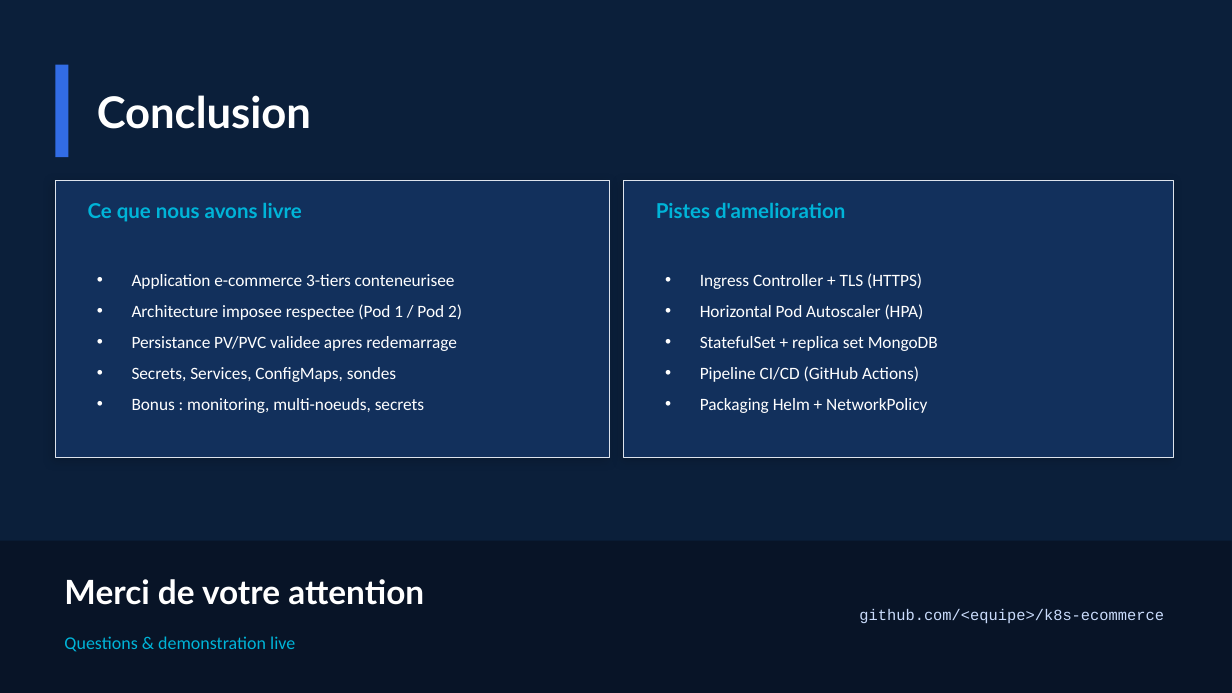
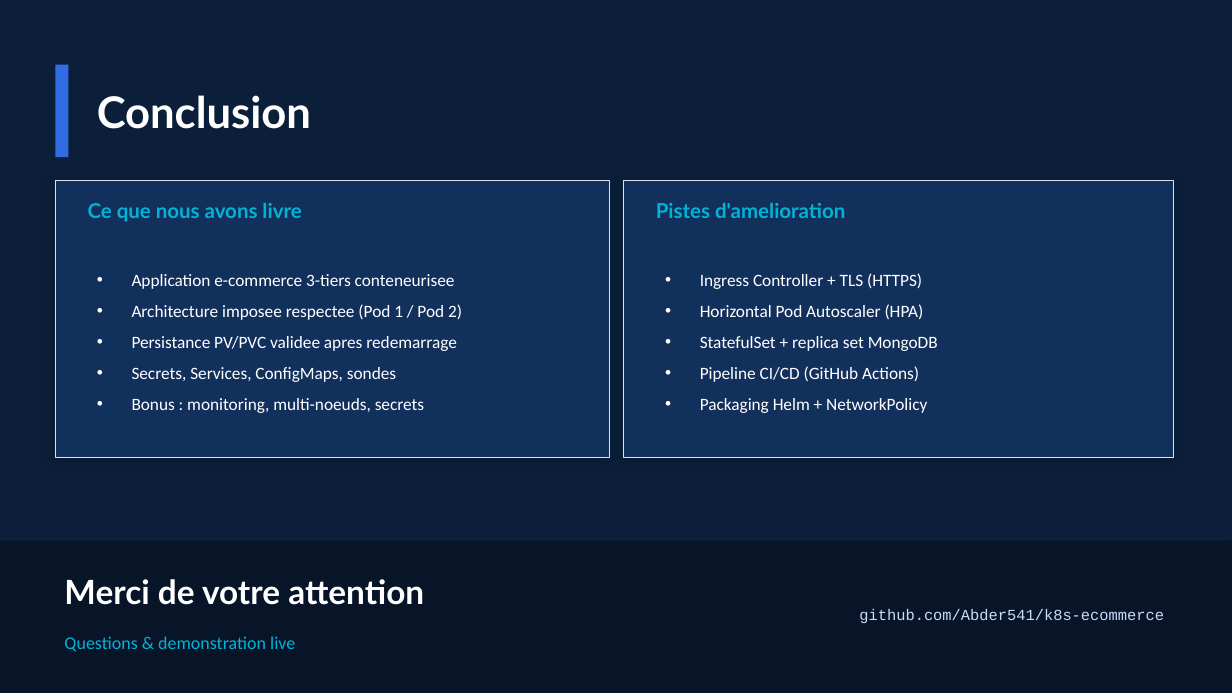
Before and after one commit to Abder541/k8s-ecommerce, a slide deck: slide 13 of presentation/K8s-ECommerce-Presentation.pptx. Drawn at 1232x693 pixels with LibreOffice and Linux fonts; fonts in the diff are those of the drawing. Boxes give left, top, right and bottom in pixels: in the first picture for what was removed or moved away, otherwise in the second. Text is boxed around its words. In the diff, an @@ line names an element or a change of style, - is before the commit and + after.

```diff
--- a/presentation/K8s-ECommerce-Presentation.pptx
+++ b/presentation/K8s-ECommerce-Presentation.pptx
@@ text at bbox=[859, 609, 1164, 623]: text changed @@
-github.com/<equipe>/k8s-ecommerce
+github.com/Abder541/k8s-ecommerce
```
Also in this commit, not shown: 2 other slides changed, 1 other file.
